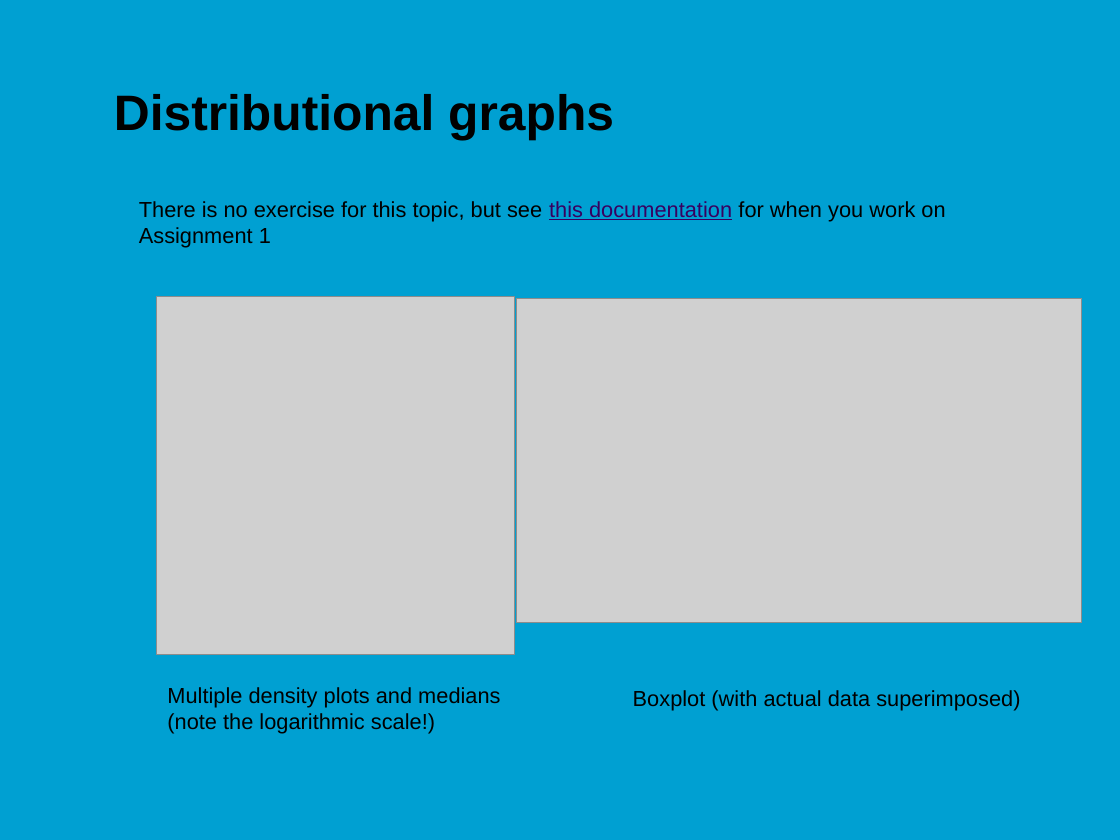
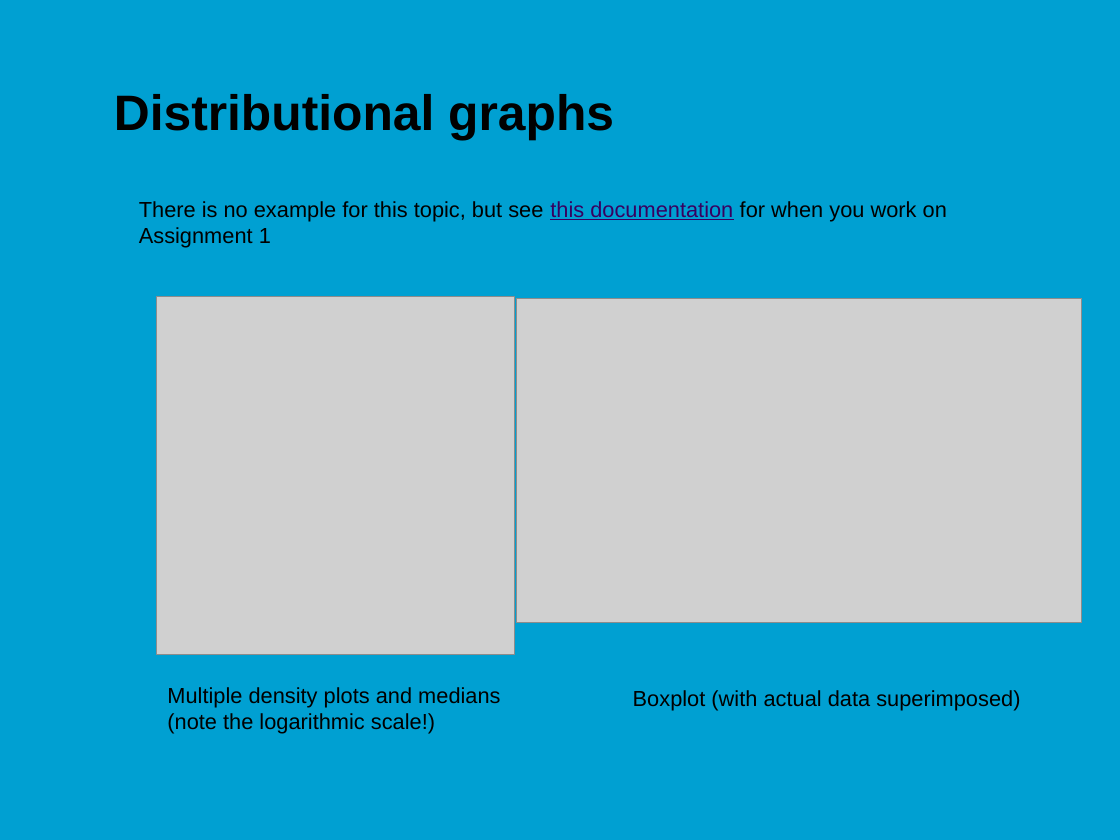
Before and after one commit to jonasmoons/data-driven-learning, a slide deck: slide 17 of slides/ddl-w4l2.pptx (slide 15 before the commit). Drawn at 1120x840 pixels with LibreOffice and Linux fonts; fonts in the diff are those of the drawing; grey boxes stand for pictures; background and template pictures are left out. Boxes give left, top, right and bottom in pixels: in the first picture for what was removed or moved away, otherwise in the second. Text is boxed around its words. In the diff, an @@ line names an element or a change of style, - is before the commit and + after.

```diff
--- a/slides/ddl-w4l2.pptx
+++ b/slides/ddl-w4l2.pptx
@@ text at [139,201,947,248]: text changed @@
-There is no exercise for this topic, but see this documentation for when you work on Assignment 1
+There is no example for this topic, but see this documentation for when you work on Assignment 1
```
Also in this commit, not shown: 9 other slides changed, 4 slides added, 2 slides removed, 10 other files.
